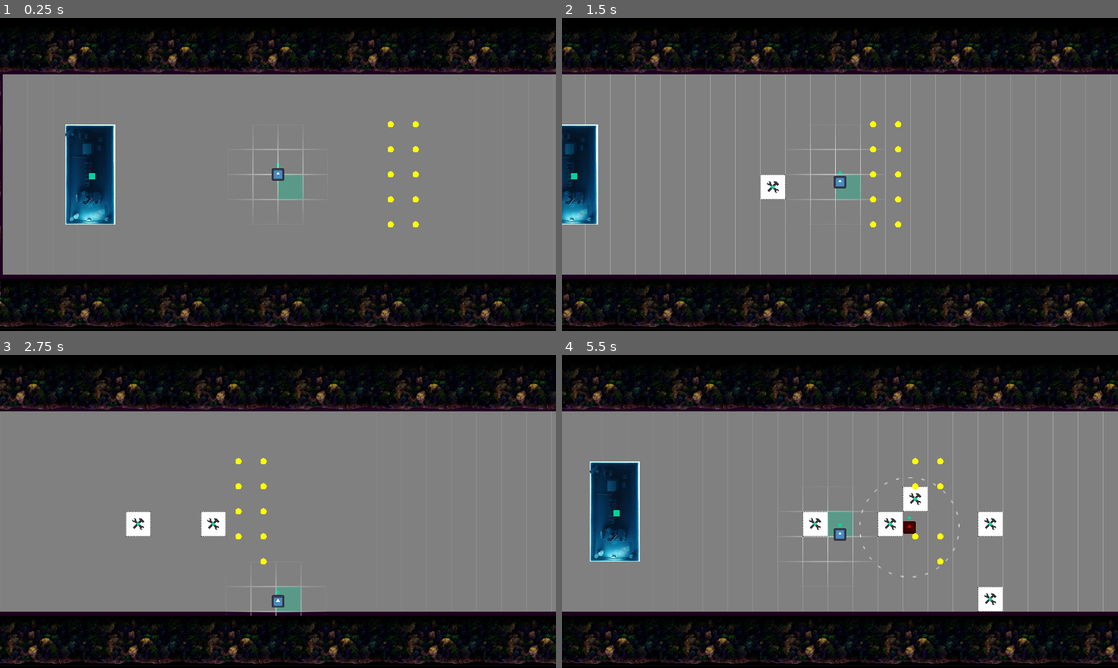
Above: before the commit, frames 1-4 (two rows, left to right).
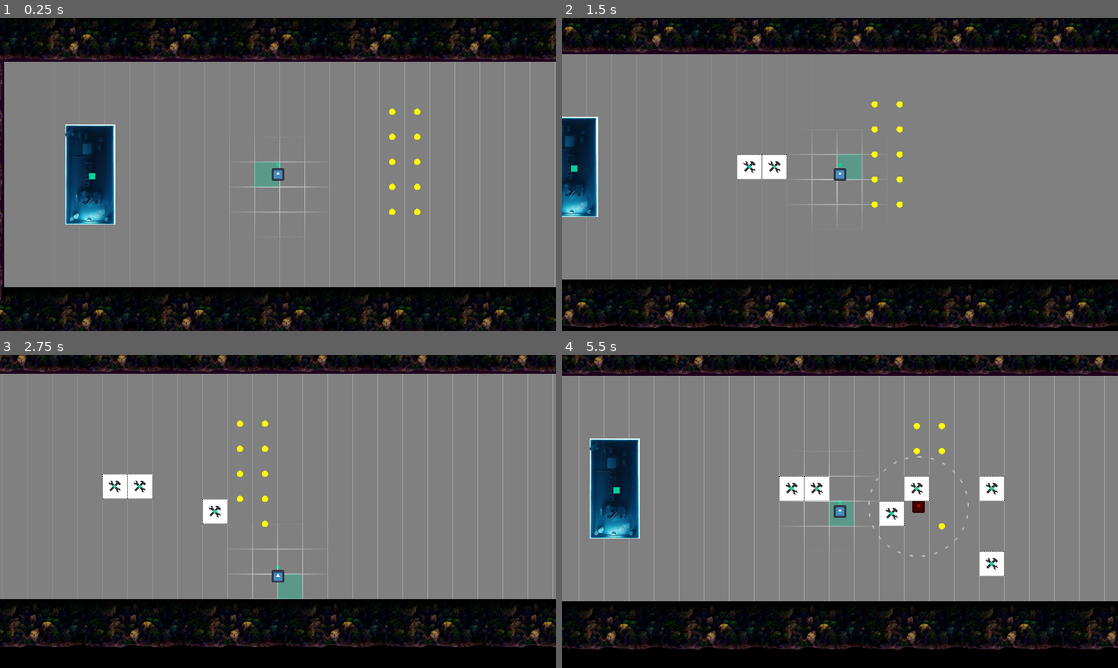
Above: after the commit, the same moments.

Repository: Slushie-Defense/Slushie
Game: Godot game, scene res://Levels/Level1.tscn
The game is run twice, just before and just after one commit, with the same random seed, the same clock (stepped at 60 frames per second) and the same inputs. The engine's default icon, where the game draws it, is replaced by a stand-in: a white triangle on a blue panel in a dark square. Sound files missing from this copy of the repository are replaced by a short silence.
Inputs:
- Up to frame 1 (0.25 s): no input
- Up to frame 2 (1.5 s): tap Enter (ui_accept) at 0.5, 0.77 s; hold Right (ui_right) 0.53-1.28 s; hold Down (ui_down) from 1.28 s (still down)
- Up to frame 3 (2.75 s): tap Enter (ui_accept) at 1.52 s; release Down (ui_down) at 2.03 s; hold Right (ui_right) from 2.03 s (still down)
- Up to frame 4 (5.5 s): release Right (ui_right) at 2.78 s; hold Up (ui_up) 2.78-3.53 s; tap Enter (ui_accept) at 3.02, 3.77, 4.52 s; hold Left (ui_left) 3.53-5.03 s; hold Down (ui_down) from 5.03 s (still down)

The runs differ from the first frame. In frame 1, 18% of the frame differs, in the area x 0-100%, y 0-100%; in frame 2, 18%; in frame 3, 28%; in frame 4, 32%, in the area x 0-100%, y 0-99%.

Commit message:
Tweaks

Diff:
--- a/Entities/Camera/Camera.gd
+++ b/Entities/Camera/Camera.gd
@@ -12,6 +12,12 @@
 	pass_player.signal_share_player_position.connect(_update_position)
 
 func _update_position(set_position):
-	offset.x = set_position.x
-	if (offset.y <= 0):
-		offset.y = set_position.y
+	offset = set_position
+	# Camera limits
+	var offset_y_max : int = 128
+	var level_y_center : int = 576
+	var offset_x_min : int = 1024
+	var limit_position = set_position
+	limit_position.y = clamp(set_position.y, level_y_center - offset_y_max, level_y_center + offset_y_max)
+	limit_position.x = clamp(set_position.x, 1024, INF)
+	offset = limit_position
--- a/Entities/Enemy/Enemy.gd
+++ b/Entities/Enemy/Enemy.gd
@@ -119,10 +119,3 @@
 
 func _on_vision_body_exited(body):
 	ai_chase_node_list.erase(body)
-
-func _on_vision_area_entered(area):
-	if area.has_method("attack"):
-		ai_chase_node_list.push_back(area)
-
-func _on_vision_area_exited(area):
-	ai_chase_node_list.erase(area)
--- a/Entities/Enemy/Enemy.tscn
+++ b/Entities/Enemy/Enemy.tscn
@@ -29,7 +29,6 @@
 [node name="Vision" type="Area2D" parent="."]
 collision_layer = 8
 collision_mask = 15
-monitorable = false
 
 [node name="CollisionShape2D" type="CollisionShape2D" parent="Vision"]
 shape = SubResource("CircleShape2D_hdjo8")
@@ -49,8 +48,6 @@
 [node name="AttackDelayTimer" type="Timer" parent="."]
 one_shot = true
 
-[connection signal="area_entered" from="Vision" to="." method="_on_vision_area_entered"]
-[connection signal="area_exited" from="Vision" to="." method="_on_vision_area_exited"]
 [connection signal="body_entered" from="Vision" to="." method="_on_vision_body_entered"]
 [connection signal="body_exited" from="Vision" to="." method="_on_vision_body_exited"]
 [connection signal="timeout" from="AttackDelayTimer" to="." method="_on_attack_delay_timer_timeout"]
--- a/Entities/GasStation/GasStation.gd
+++ b/Entities/GasStation/GasStation.gd
@@ -1,8 +1,8 @@
-extends Area2D
+extends StaticBody2D
 
 @onready var health : ProgressBar = $Healthbar
-@onready var collision_shape_2d : CollisionShape2D = $StaticBody2D/CollisionShape2D
-@onready var area_collision_shape_2d : CollisionShape2D = $CollisionShape2D
+@onready var collision_shape_2d : CollisionShape2D = $CollisionShape2D
+@onready var area_collision_shape_2d : CollisionShape2D = $Area2D/CollisionShape2D
 
 func _ready():
 	health.set_max_health(1000)
--- a/Entities/GasStation/GasStation.tscn
+++ b/Entities/GasStation/GasStation.tscn
@@ -4,23 +4,23 @@
 [ext_resource type="Texture2D" uid="uid://b83jqnilk1odw" path="res://Sprites/Placeholder/GasStationRoofPlaceholder.png" id="1_n22cx"]
 [ext_resource type="PackedScene" uid="uid://bvke1fhsiyvft" path="res://Entities/Health/HealthBar.tscn" id="2_kpqkr"]
 
-[sub_resource type="RectangleShape2D" id="RectangleShape2D_kmhig"]
-
 [sub_resource type="RectangleShape2D" id="RectangleShape2D_l7d4t"]
 size = Vector2(256, 512)
 
-[node name="GasStation" type="Area2D"]
+[sub_resource type="RectangleShape2D" id="RectangleShape2D_kmhig"]
+
+[node name="GasStation" type="StaticBody2D"]
+collision_layer = 4
+collision_mask = 0
 script = ExtResource("1_e2gd2")
 
 [node name="CollisionShape2D" type="CollisionShape2D" parent="."]
+shape = SubResource("RectangleShape2D_l7d4t")
+
+[node name="Area2D" type="Area2D" parent="."]
+
+[node name="CollisionShape2D" type="CollisionShape2D" parent="Area2D"]
 shape = SubResource("RectangleShape2D_kmhig")
-
-[node name="StaticBody2D" type="StaticBody2D" parent="."]
-collision_layer = 4
-collision_mask = 0
-
-[node name="CollisionShape2D" type="CollisionShape2D" parent="StaticBody2D"]
-shape = SubResource("RectangleShape2D_l7d4t")
 
 [node name="Sprite2DRoof" type="Sprite2D" parent="."]
 rotation = -1.5708
--- a/Entities/Managers/WaveManager/WaveManager.gd
+++ b/Entities/Managers/WaveManager/WaveManager.gd
@@ -23,7 +23,7 @@
 # 			spawn enemy.type at enemy.position
 
 # variable to store all alive enemyes in current wave
-var alive_enemies: Array[PackedScene] = []
+var alive_enemies : Array = []
 
 # TODO: test this function because I'm not sure how to fight?
 # function that checks alive enemies and returns true if all enemies are destroyed
--- a/Entities/Player/Player.gd
+++ b/Entities/Player/Player.gd
@@ -68,4 +68,5 @@
 		building_manager.add_structure()
 
 func _event_health_is_zero():
+	call_deferred("queue_free")
 	print("Player died!")
--- a/Entities/Structures/Structure.gd
+++ b/Entities/Structures/Structure.gd
@@ -1,9 +1,9 @@
-extends Area2D
+extends StaticBody2D
 
 @onready var health : ProgressBar = $Healthbar
 
-@onready var area_2d_collision_shape_2d : CollisionShape2D = $CollisionShape2D
-@onready var static_body_2d_collision_shape_2d : CollisionShape2D = $StaticBody2D/CollisionShape2D
+@onready var area_2d_collision_shape_2d : CollisionShape2D = $Area2D/CollisionShape2D
+@onready var static_body_2d_collision_shape_2d : CollisionShape2D = $CollisionShape2D
 
 # Building construction
 var is_building_constructed : bool = false
@@ -37,9 +37,9 @@
 	print("Struture died!")
 	call_deferred("queue_free")
 
-func _on_body_entered(body):
+func _on_area_2d_body_entered(body):
 	nodes_in_build_area_list.push_back(body)
 
-func _on_body_exited(body):
+func _on_area_2d_body_exited(body):
 	nodes_in_build_area_list.erase(body)
 	_initialize_building_construction()
--- a/Entities/Structures/Structure.tscn
+++ b/Entities/Structures/Structure.tscn
@@ -4,31 +4,31 @@
 [ext_resource type="Script" path="res://Entities/Structures/Structure.gd" id="1_pfun1"]
 [ext_resource type="PackedScene" uid="uid://bvke1fhsiyvft" path="res://Entities/Health/HealthBar.tscn" id="3_7ms35"]
 
+[sub_resource type="RectangleShape2D" id="RectangleShape2D_7lbip"]
+size = Vector2(128, 128)
+
 [sub_resource type="RectangleShape2D" id="RectangleShape2D_7144t"]
 size = Vector2(128, 128)
 
-[sub_resource type="RectangleShape2D" id="RectangleShape2D_7lbip"]
-size = Vector2(128, 128)
-
-[node name="Structure" type="Area2D"]
+[node name="Structure" type="StaticBody2D"]
 collision_layer = 4
-collision_mask = 13
+collision_mask = 0
 script = ExtResource("1_pfun1")
 
 [node name="CollisionShape2D" type="CollisionShape2D" parent="."]
+shape = SubResource("RectangleShape2D_7lbip")
+
+[node name="Area2D" type="Area2D" parent="."]
+collision_layer = 4
+collision_mask = 13
+
+[node name="CollisionShape2D" type="CollisionShape2D" parent="Area2D"]
 shape = SubResource("RectangleShape2D_7144t")
-
-[node name="StaticBody2D" type="StaticBody2D" parent="."]
-collision_layer = 4
-collision_mask = 0
-
-[node name="CollisionShape2D" type="CollisionShape2D" parent="StaticBody2D"]
-shape = SubResource("RectangleShape2D_7lbip")
 
 [node name="StructureSprite" type="Sprite2D" parent="."]
 texture = ExtResource("1_5wevt")
 
 [node name="Healthbar" parent="." instance=ExtResource("3_7ms35")]
 
-[connection signal="body_entered" from="." to="." method="_on_body_entered"]
-[connection signal="body_exited" from="." to="." method="_on_body_exited"]
+[connection signal="body_entered" from="Area2D" to="." method="_on_area_2d_body_entered"]
+[connection signal="body_exited" from="Area2D" to="." method="_on_area_2d_body_exited"]
--- a/Levels/Level1.tscn
+++ b/Levels/Level1.tscn
@@ -64,27 +64,27 @@
 [node name="Container" parent="GroundTexture" index="0"]
 layout_mode = 0
 offset_right = 4096.0
-offset_bottom = 1024.0
+offset_bottom = 1152.0
 
 [node name="Camera" parent="." instance=ExtResource("1_0xhkv")]
 zoom = Vector2(0.6, 0.6)
 
 [node name="Player" parent="." instance=ExtResource("1_46qfd")]
-position = Vector2(1408, 512)
+position = Vector2(1400, 576)
 motion_mode = 1
 
 [node name="StaticBody2D" type="StaticBody2D" parent="."]
 collision_mask = 0
 
 [node name="CollisionPolygon2D" type="CollisionPolygon2D" parent="StaticBody2D"]
-polygon = PackedVector2Array(-64, -64, 5632, -64, 5632, 1088, -64, 1088, -64, 0, 0, 0, 0, 1024, 5568, 1024, 5568, 0, 0, 0, -64, 0)
+polygon = PackedVector2Array(-64, -64, 5632, -64, 5632, 1216, -64, 1216, -64, 0, 0, 0, 0, 1152, 5568, 1152, 5568, 0, 0, 0, -64, 0)
 
 [node name="Polygon2D" type="Polygon2D" parent="StaticBody2D/CollisionPolygon2D"]
 color = Color(1, 0, 1, 0.117647)
 script = ExtResource("4_4bbal")
 
 [node name="GasStation" parent="." instance=ExtResource("5_0xu7d")]
-position = Vector2(448, 512)
+position = Vector2(440, 576)
 
 [node name="TreesTexture2" parent="." instance=ExtResource("7_jvtud")]
 anchors_preset = -1
@@ -99,8 +99,9 @@
 metadata/_edit_use_anchors_ = true
 
 [node name="PanelContainer" parent="TreesTexture2" index="0"]
+offset_top = 108.0
 offset_right = 4224.0
-offset_bottom = 256.0
+offset_bottom = 364.0
 
 [node name="TreesTexture3" parent="." instance=ExtResource("7_jvtud")]
 anchors_preset = -1
